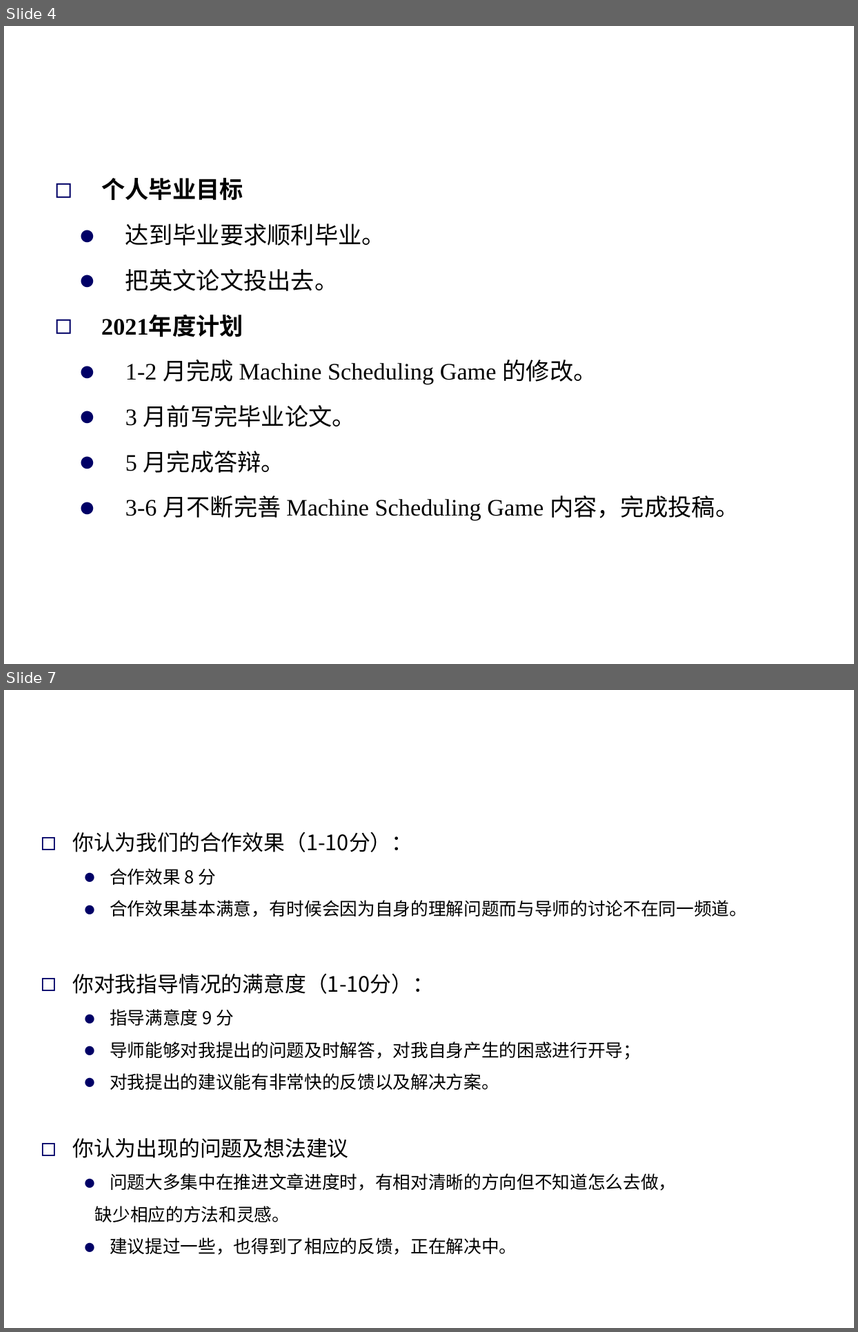
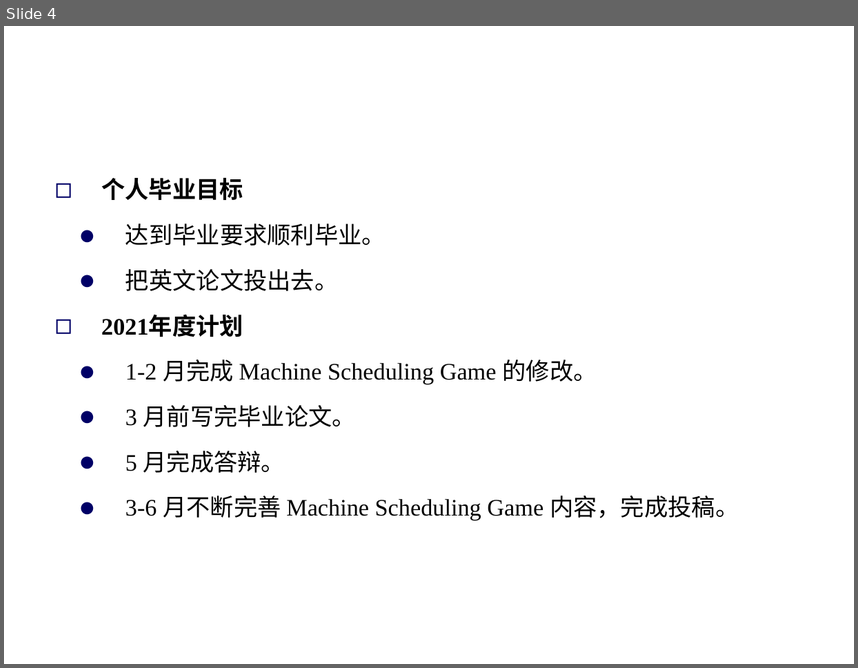
Before and after one commit to Dis-count/Writing, a slide deck: 2020年度总结lzk.ppt. Shown one above the other, each under a label of ours: slides 4 and 7 before the commit, slide 4 after it; the slides between them are not shown. The pictures are 858x1332 and 858x668 pixels, drawn with LibreOffice and Linux fonts; fonts in the diff are those of the drawing; background and template pictures are left out. Boxes give left, top, right and bottom in pixels: in the first picture for what was removed or moved away, otherwise in the second. Text is boxed around its words. In the diff, an @@ line names an element or a change of style, - is before the commit and + after.

```diff
--- a/2020年度总结lzk.ppt
+++ b/2020年度总结lzk.ppt
@@ slide 7 removed at [4, 690, 854, 1328], background picture (left out) @@
@@ title removed at [4, 690, 457, 782] @@
-汇报人：李子慷
@@ text removed at [72, 831, 747, 1254] @@
-◻ 你认为我们的合作效果（1-10分）：
-  ● 合作效果 8 分
-  ● 合作效果基本满意，有时候会因为自身的理解问题而与导师的讨论不在同一频道。
-◻ 你对我指导情况的满意度（1-10分）：
-  ● 指导满意度 9 分
-  ● 导师能够对我提出的问题及时解答，对我自身产生的困惑进行开导；
-  ● 对我提出的建议能有非常快的反馈以及解决方案。
-◻ 你认为出现的问题及想法建议
-  ● 问题大多集中在推进文章进度时，有相对清晰的方向但不知道怎么去做，
-  缺少相应的方法和灵感。
-  ● 建议提过一些，也得到了相应的反馈，正在解决中。
```
Also in this commit, not shown: 2 slides changed, 4 other slides removed, 2 other files.
